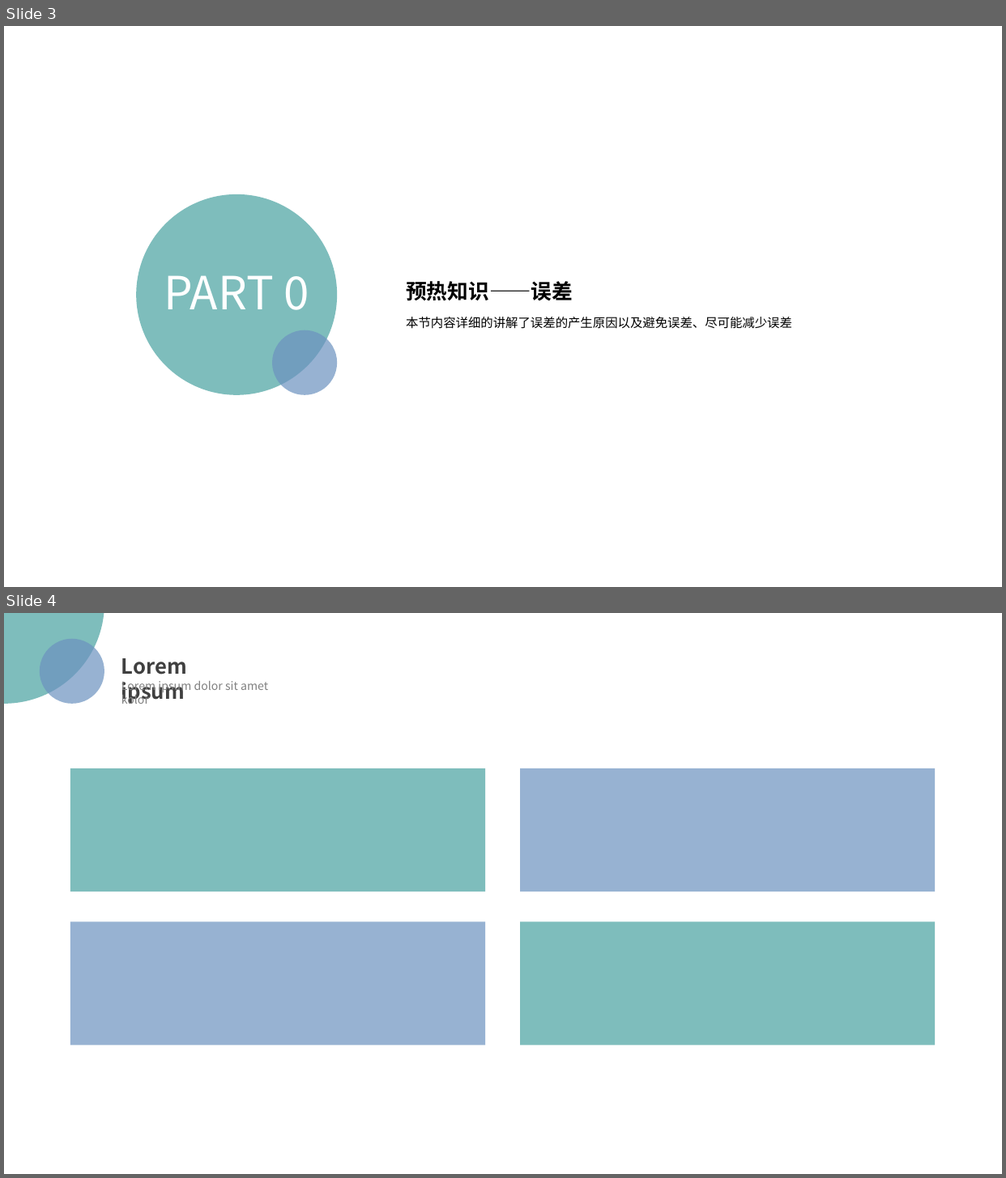
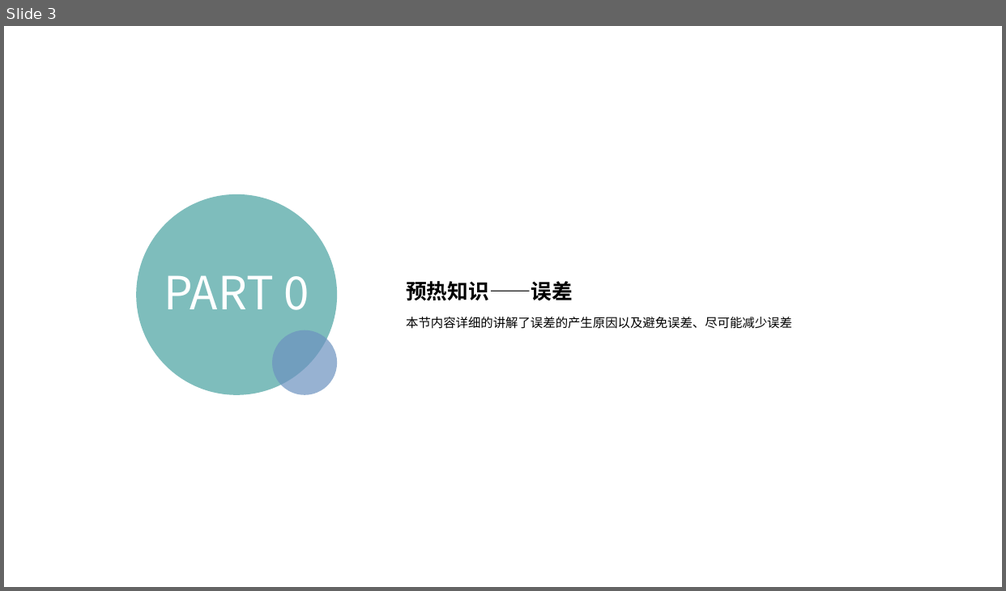
Before and after one commit to StevenEco/MachineLearning-Math, a slide deck: PPT/Numerical Analysis.pptx. Shown one above the other, each under a label of ours: slides 3 and 4 before the commit, slide 3 after it. The pictures are 1006x1178 and 1006x591 pixels, drawn with LibreOffice and Linux fonts; fonts in the diff are those of the drawing; background and template pictures are left out. Boxes give left, top, right and bottom in pixels: in the first picture for what was removed or moved away, otherwise in the second. Text is boxed around its words. In the diff, an @@ line names an element or a change of style, - is before the commit and + after.

```diff
--- a/PPT/Numerical Analysis.pptx
+++ b/PPT/Numerical Analysis.pptx
@@ slide 4 removed at bbox=[4, 613, 1002, 1174], background picture (left out) @@
@@ ellipse removed at bbox=[4, 613, 104, 704] @@
@@ ellipse removed at bbox=[39, 638, 104, 704] @@
@@ text removed at bbox=[121, 658, 187, 704] @@
-Lorem ipsum
@@ text removed at bbox=[121, 681, 268, 704] @@
-Lorem ipsum dolor sit amet kolor
@@ rectangle removed at bbox=[70, 769, 485, 892] @@
@@ rectangle removed at bbox=[520, 769, 935, 892] @@
@@ rectangle removed at bbox=[70, 922, 485, 1046] @@
@@ rectangle removed at bbox=[520, 922, 935, 1046] @@
```
Also in this commit, not shown: 2 slides added.
